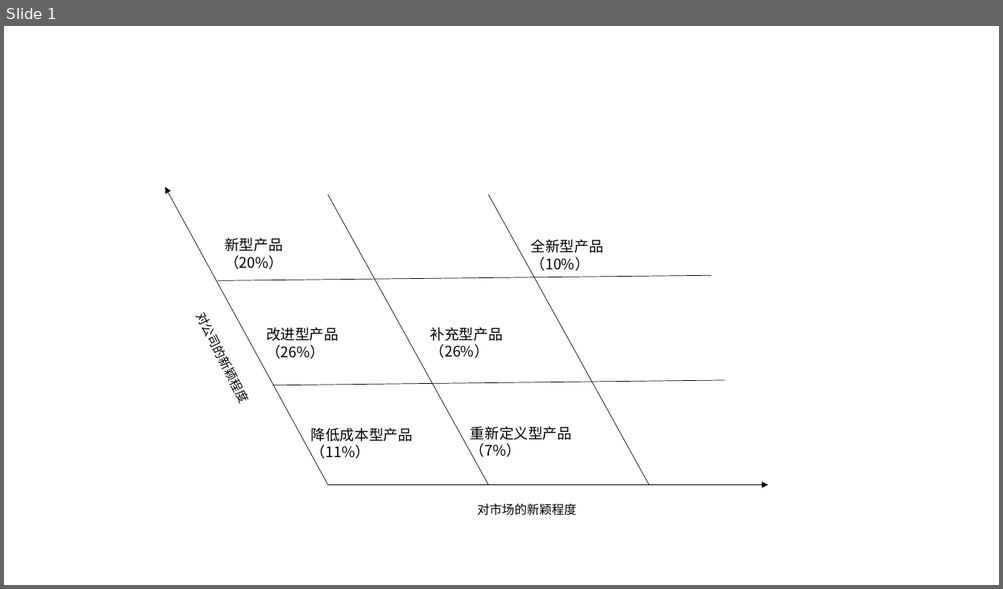
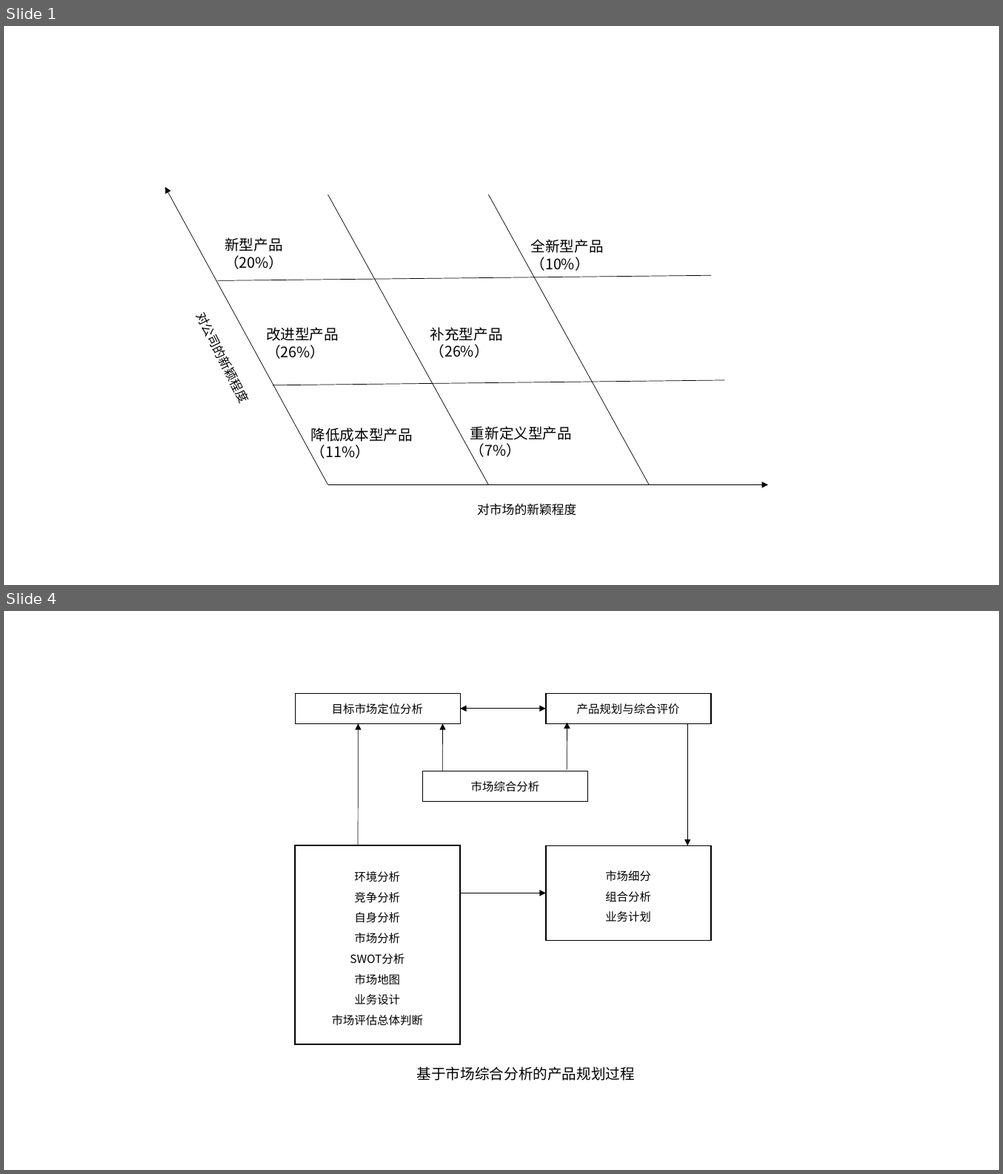
Before and after one commit to MarioYoung/lunwen, a slide deck: 图例集合.pptx. Shown one above the other, each under a label of ours: slide 1 before the commit, slides 1 and 4 after it; the slides between them are not shown. The pictures are 1003x589 and 1003x1174 pixels, drawn with LibreOffice and Linux fonts; fonts in the diff are those of the drawing. Boxes give left, top, right and bottom in pixels: in the first picture for what was removed or moved away, otherwise in the second. Text is boxed around its words. In the diff, an @@ line names an element or a change of style, - is before the commit and + after.

```diff
--- a/图例集合.pptx
+++ b/图例集合.pptx
@@ slide 4 added at [4,611,999,1170], background #FFFFFF @@
@@ rectangle added at [295,693,460,723], outline #000000 1 pt @@
@@ rectangle added at [546,693,711,723], outline #000000 1 pt @@
@@ text added at [332,703,423,715], 11 pt, text #000000 @@
+目标市场定位分析
@@ double arrow added from (460, 709) to (546, 709), #000000 0.5 pt @@
@@ text added at [577,703,680,715], 11 pt, text #000000 @@
+产品规划与综合评价
@@ arrow added from (358, 846) to (358, 723), #000000 0.5 pt @@
@@ arrow added from (443, 772) to (443, 723), #000000 0.5 pt @@
@@ arrow added from (566, 770) to (567, 722), #000000 0.5 pt @@
@@ arrow added from (688, 723) to (688, 846), #000000 0.5 pt @@
@@ rectangle added at [423,772,587,802], outline #000000 1 pt @@
@@ text added at [471,781,540,792], 11 pt, text #000000 @@
+市场综合分析
@@ rectangle added at [295,846,460,1045], outline #000000 1 pt @@
@@ rectangle added at [546,846,711,941], outline #000000 1 pt @@
@@ text added at [332,871,423,1026], 11 pt, text #000000 @@
+环境分析
+竞争分析
+自身分析
+市场分析
+SWOT分析
+市场地图
+业务设计
+市场评估总体判断
@@ text added at [605,871,651,923], 11 pt, text #000000 @@
+市场细分
+组合分析
+业务计划
@@ arrow added from (460, 893) to (546, 893), #000000 0.5 pt @@
@@ text added at [417,1067,634,1081], 14 pt, text #000000 @@
+基于市场综合分析的产品规划过程
```
Also in this commit, not shown: 7 other slides added, 31 other files.
